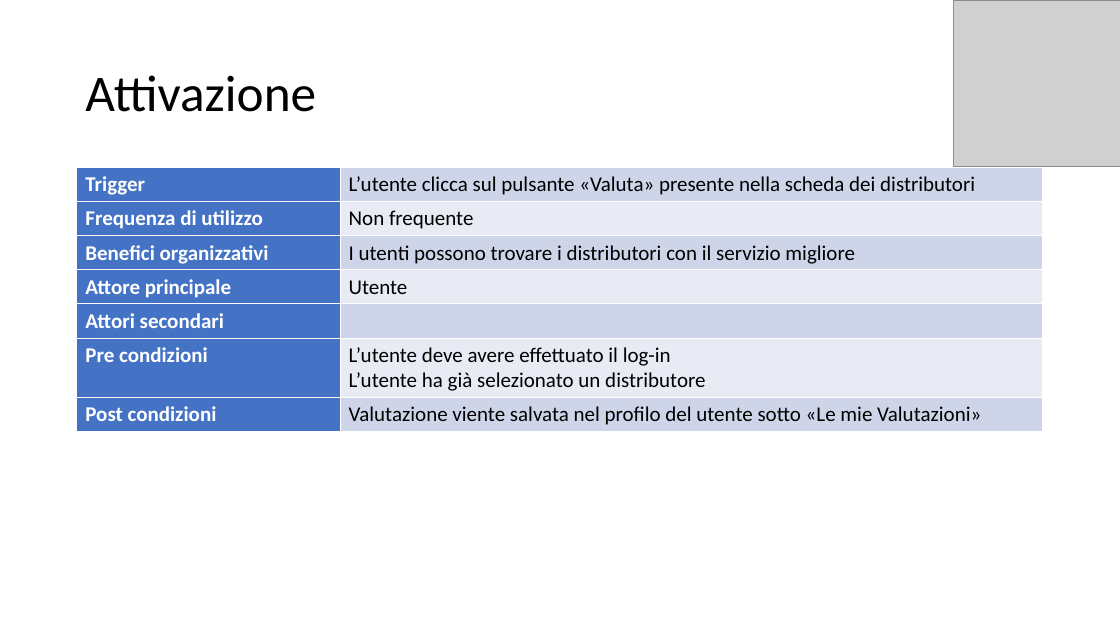
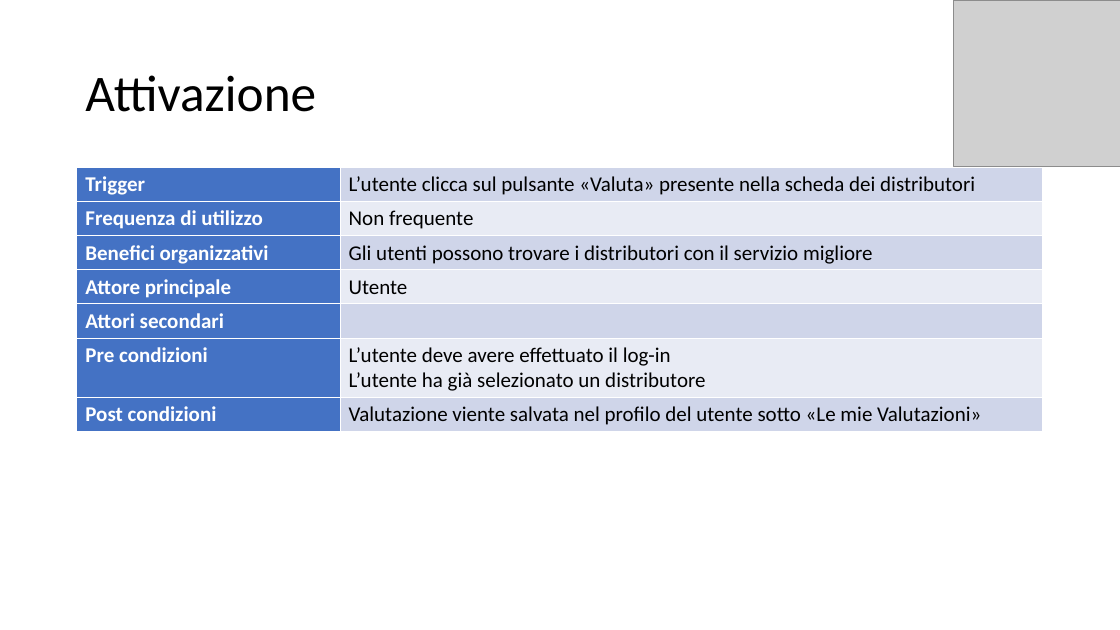
Before and after one commit to itsar19-20/gas, a slide deck: slide 3 of docs/analisi/Template use case/Template Use Case - Valutazione affidabilità.pptx. Drawn at 1120x630 pixels with LibreOffice and Linux fonts; fonts in the diff are those of the drawing; grey boxes stand for pictures. Boxes give left, top, right and bottom in pixels: in the first picture for what was removed or moved away, otherwise in the second. Text is boxed around its words. In the diff, an @@ line names an element or a change of style, - is before the commit and + after.

Commit message:
Correzione di alcuni errori

```diff
--- a/docs/analisi/Template use case/Template Use Case - Valutazione affidabilità.pptx
+++ b/docs/analisi/Template use case/Template Use Case - Valutazione affidabilità.pptx
@@ table at bbox=[77, 168, 1044, 431] @@
-row 3, column 2: I utenti possono trovare i distributori con il servizio migliore
+row 3, column 2: Gli utenti possono trovare i distributori con il servizio migliore
```
